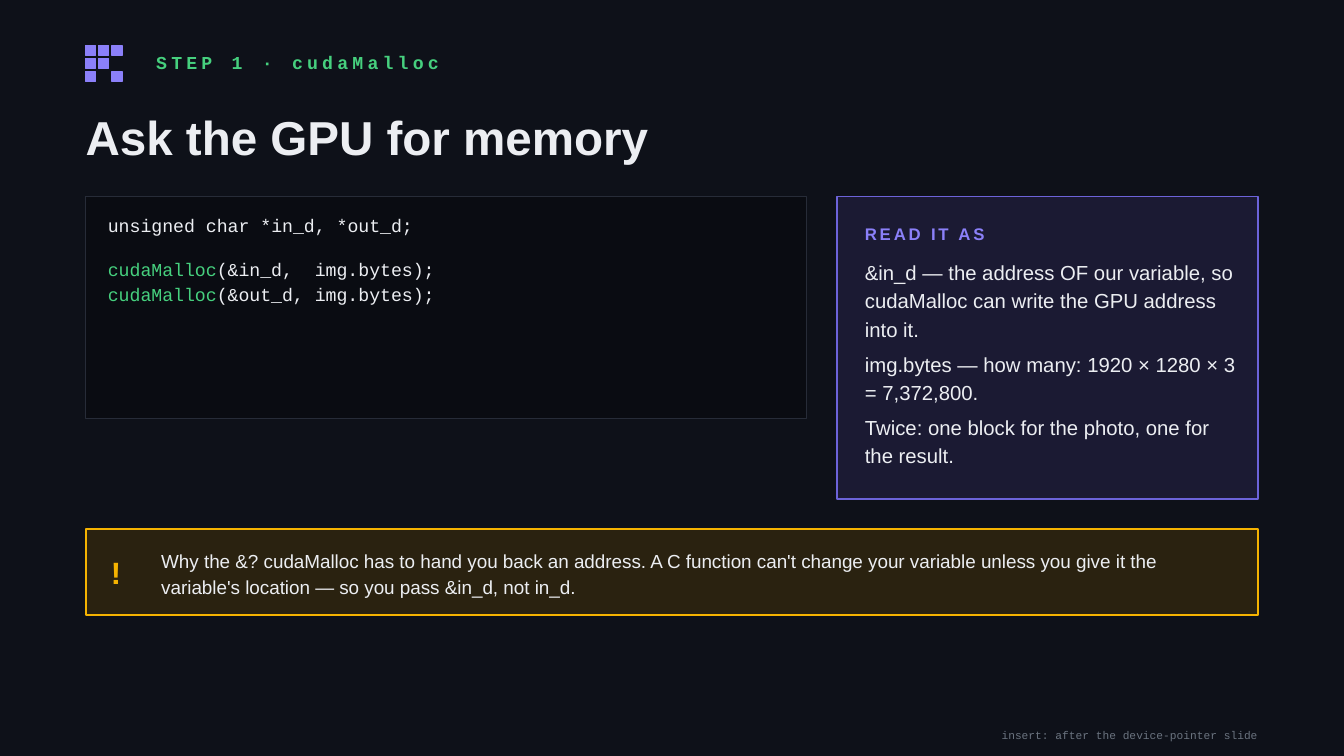
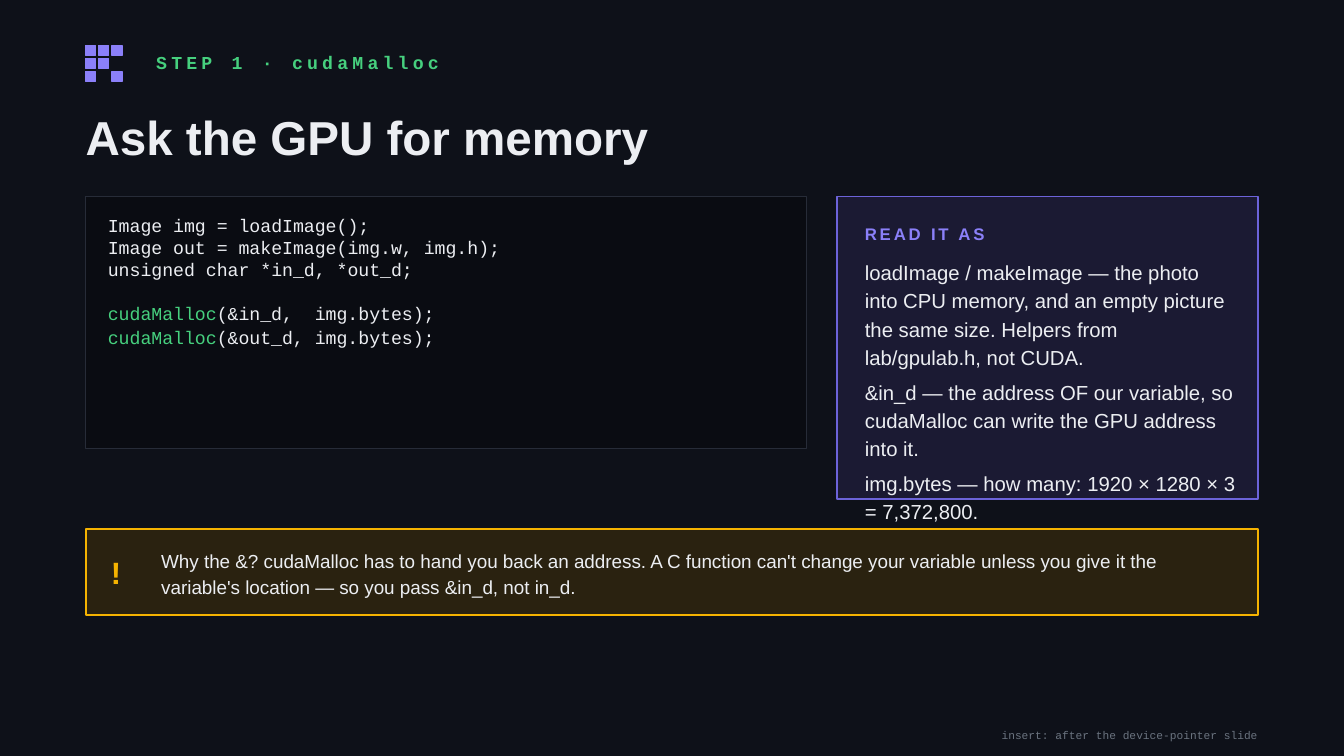
Before and after one commit to daryl-888/Workshop2, a slide deck: slide 2 of slides/step-slides.pptx. Drawn at 1344x756 pixels with LibreOffice and Linux fonts; fonts in the diff are those of the drawing. Boxes give left, top, right and bottom in pixels: in the first picture for what was removed or moved away, otherwise in the second. Text is boxed around its words. In the diff, an @@ line names an element or a change of style, - is before the commit and + after.

Commit message:
main() starts blank in the Colab cell
Students now type all of main(): the loadImage/makeImage setup, the two
pointers, the five CUDA steps, saveImage, the frees and return 0. Only
the kernel signature and the include are given. The four file-I/O
helpers still live in lab/gpulab.h, but the calls to them are typed.

The cell has two markers - the kernel body and the whole of main() -
and run() refuses to compile while either is present. verify.py checks
that main() is genuinely empty apart from its marker.

The solutions are laid out in labelled blocks (setup, STEP 1-5) so the
STEP slides, which pull their code from the solutions, now carry the
setup lines on STEP 1 and saveImage / freeImage / return 0 on STEPs 4
and 5. Nothing appears on a slide that isn't typed, and nothing is
typed that isn't on a slide.

```diff
--- a/slides/step-slides.pptx
+++ b/slides/step-slides.pptx
@@ rectangle: place and size @@
-rectangle at [86,197,807,418]
+rectangle at [86,197,807,449]
@@ text at [108,220,500,348]: text changed @@
-unsigned char *in_d, *out_d;
-cudaMalloc(&in_d, img.bytes);
-cudaMalloc(&out_d, img.bytes);
+Image img = loadImage();
+Image out = makeImage(img.w, img.h);
+unsigned char *in_d, *out_d;
+cudaMalloc(&in_d, img.bytes);
+cudaMalloc(&out_d, img.bytes);
@@ text at [865,265,1225,370]: paragraph added @@
+loadImage / makeImage — the photo into CPU memory, and an empty picture the same size. Helpers from lab/gpulab.h, not CUDA.
```
Also in this commit, not shown: 3 other slides changed, 7 other files.
